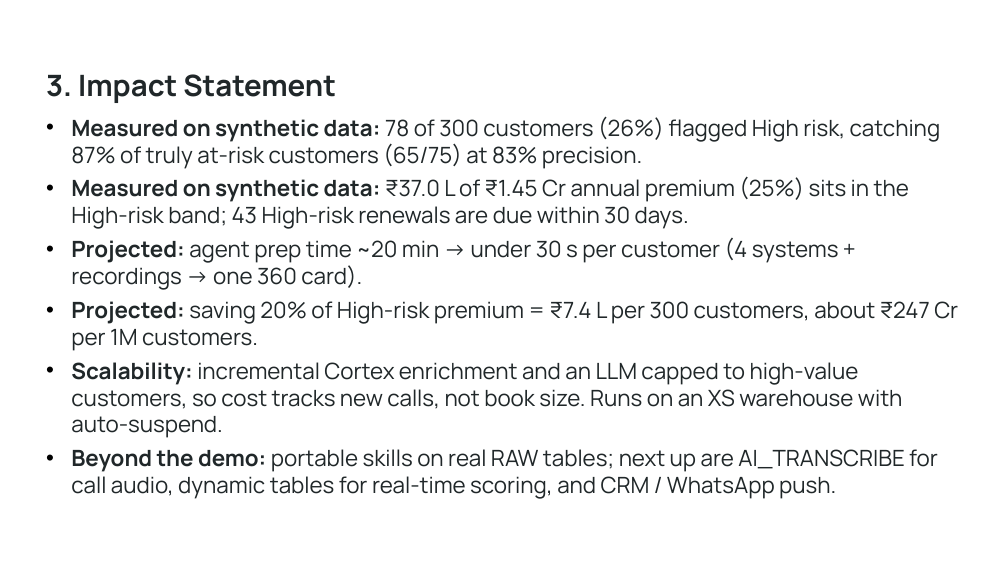
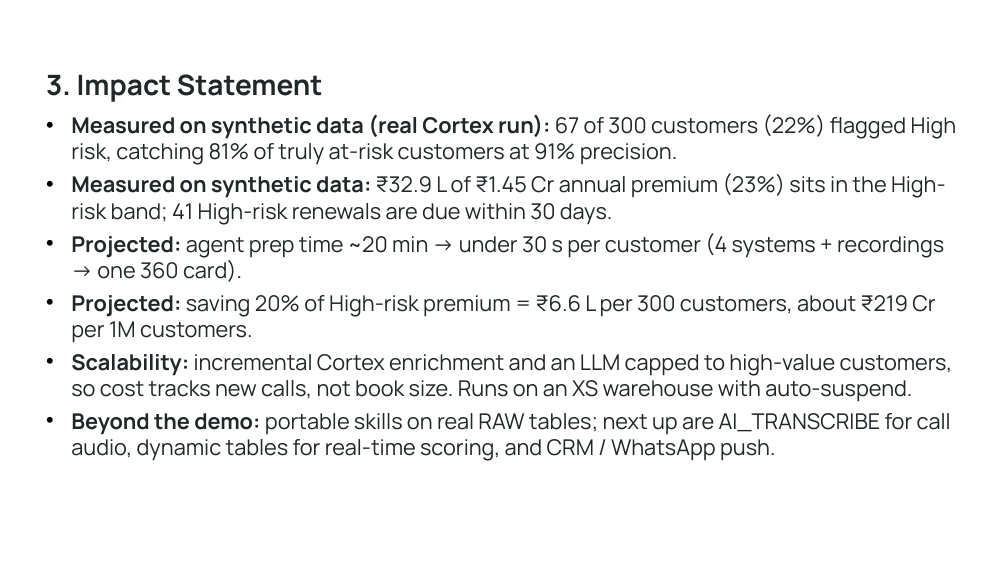
Before and after one commit to yugrajmangate-dev/neural-mavericks-policypulse360, a slide deck: slide 4 of submission/PolicyPulse360_NeuralMavericks_Template.pptx. Drawn at 1008x567 pixels with LibreOffice and Linux fonts; fonts in the diff are those of the drawing; background and template pictures are left out. Boxes give left, top, right and bottom in pixels: in the first picture for what was removed or moved away, otherwise in the second. Text is boxed around its words. In the diff, an @@ line names an element or a change of style, - is before the commit and + after.

Commit message:
Docs: real Cortex-run numbers, Streamlit + React live URLs, GPT-4.1 NBA and Copilot agent
- README results table + ask-policypulse skill row + Streamlit URL
- brief.txt (987 chars), deck_content.md, video_script.md updated to measured numbers
- Official template deck regenerated: slide 4 real numbers, slide 5 GitHub/React/Streamlit links

```diff
--- a/submission/PolicyPulse360_NeuralMavericks_Template.pptx
+++ b/submission/PolicyPulse360_NeuralMavericks_Template.pptx
@@ text at box(46, 74, 953, 461): size 21 to 20 pt in "3. Impact Statement"; size 16 to 15.5 pt in "Projected: agent prep time ~20 min → ...", "Scalability: incremental Cortex enrichment and an LLM ...", "Beyond the demo: portable skills on real ..." @@
@@ text at box(71, 114, 957, 225): text changed; size 16 to 15.5 pt @@
-• Measured on synthetic data: 78 of 300 customers (26%) flagged High risk, catching 87% of truly at-risk customers (65/75) at 83% precision.
-• Measured on synthetic data: ₹37.0 L of ₹1.45 Cr annual premium (25%) sits in the High-risk band; 43 High-risk renewals are due within 30 days.
+• Measured on synthetic data (real Cortex run): 67 of 300 customers (22%) flagged High risk, catching 81% of truly at-risk customers at 91% precision.
+• Measured on synthetic data: ₹32.9 L of ₹1.45 Cr annual premium (23%) sits in the High-risk band; 41 High-risk renewals are due within 30 days.
@@ text at box(71, 295, 935, 343): text changed; size 16 to 15.5 pt @@
-• Projected: saving 20% of High-risk premium = ₹7.4 L per 300 customers, about ₹247 Cr per 1M customers.
+• Projected: saving 20% of High-risk premium = ₹6.6 L per 300 customers, about ₹219 Cr per 1M customers.
```
Also in this commit, not shown: 1 other slide changed, 7 other files.
